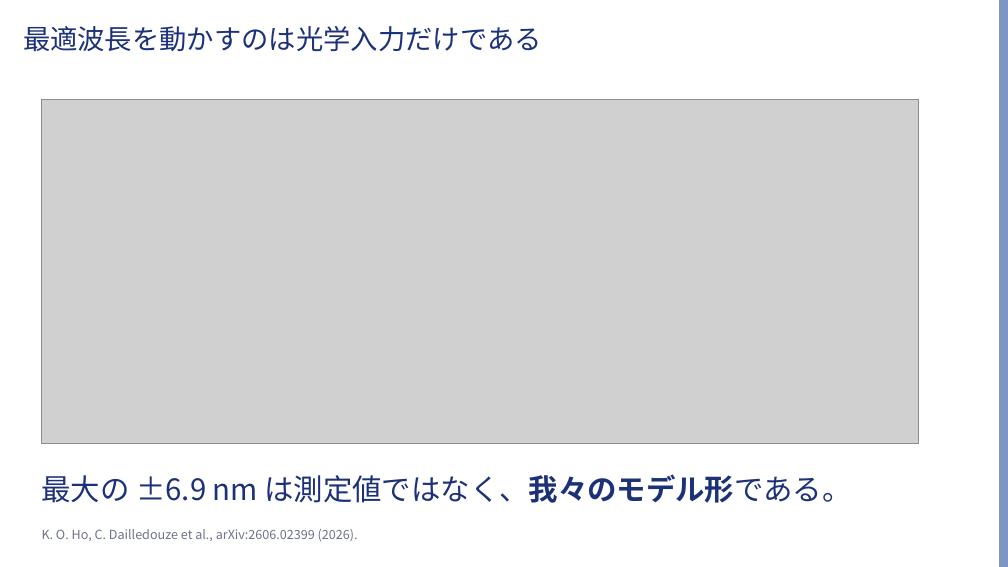
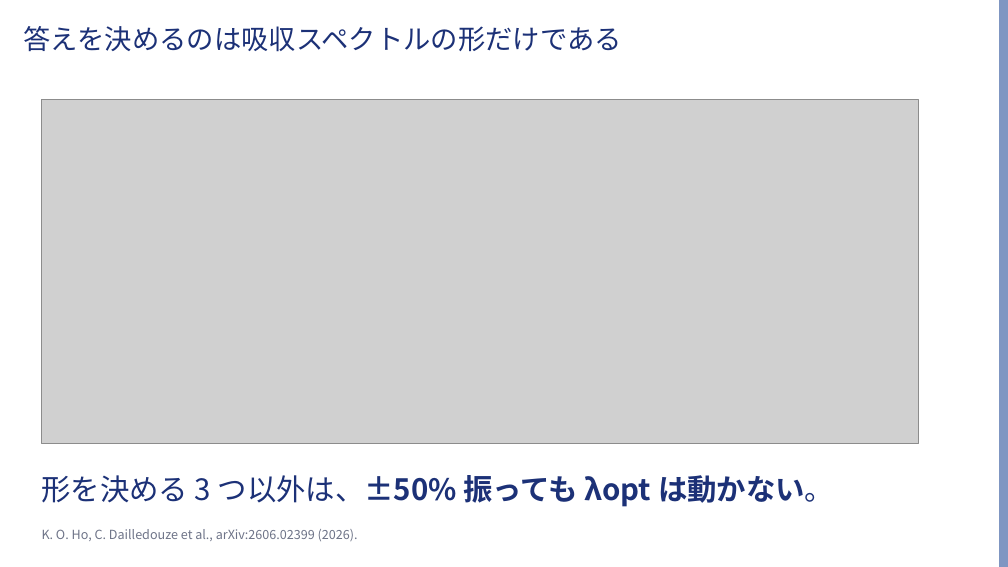
Before and after one commit to Risei412/ultra-high-pressure-ODMR, a slide deck: slide 5 of slides/odmr_473nm_talk.pptx. Drawn at 1008x567 pixels with LibreOffice and Linux fonts; fonts in the diff are those of the drawing; grey boxes stand for pictures; background and template pictures are left out. Boxes give left, top, right and bottom in pixels: in the first picture for what was removed or moved away, otherwise in the second. Text is boxed around its words. In the diff, an @@ line names an element or a change of style, - is before the commit and + after.

```diff
--- a/slides/odmr_473nm_talk.pptx
+++ b/slides/odmr_473nm_talk.pptx
@@ title at bbox=[23, 26, 622, 52]: text changed @@
-最適波長を動かすのは光学入力だけである
+答えを決めるのは吸収スペクトルの形だけである
@@ text at bbox=[42, 475, 834, 507]: text changed; bold on @@
-最大の ±6.9 nm は測定値ではなく、我々のモデル形である。
+形を決める 3 つ以外は、±50% 振っても λopt は動かない。
```
Also in this commit, not shown: 5 other files.
